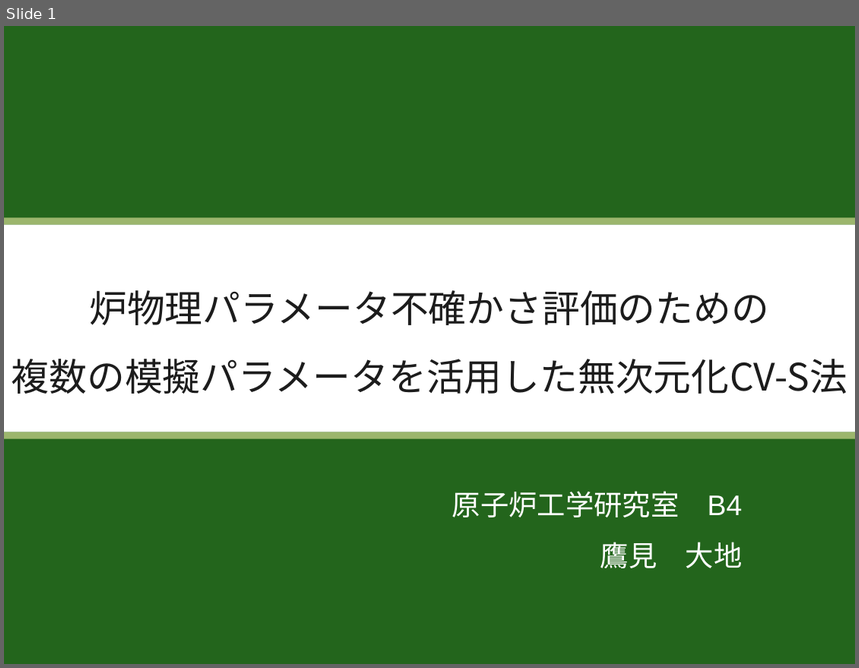
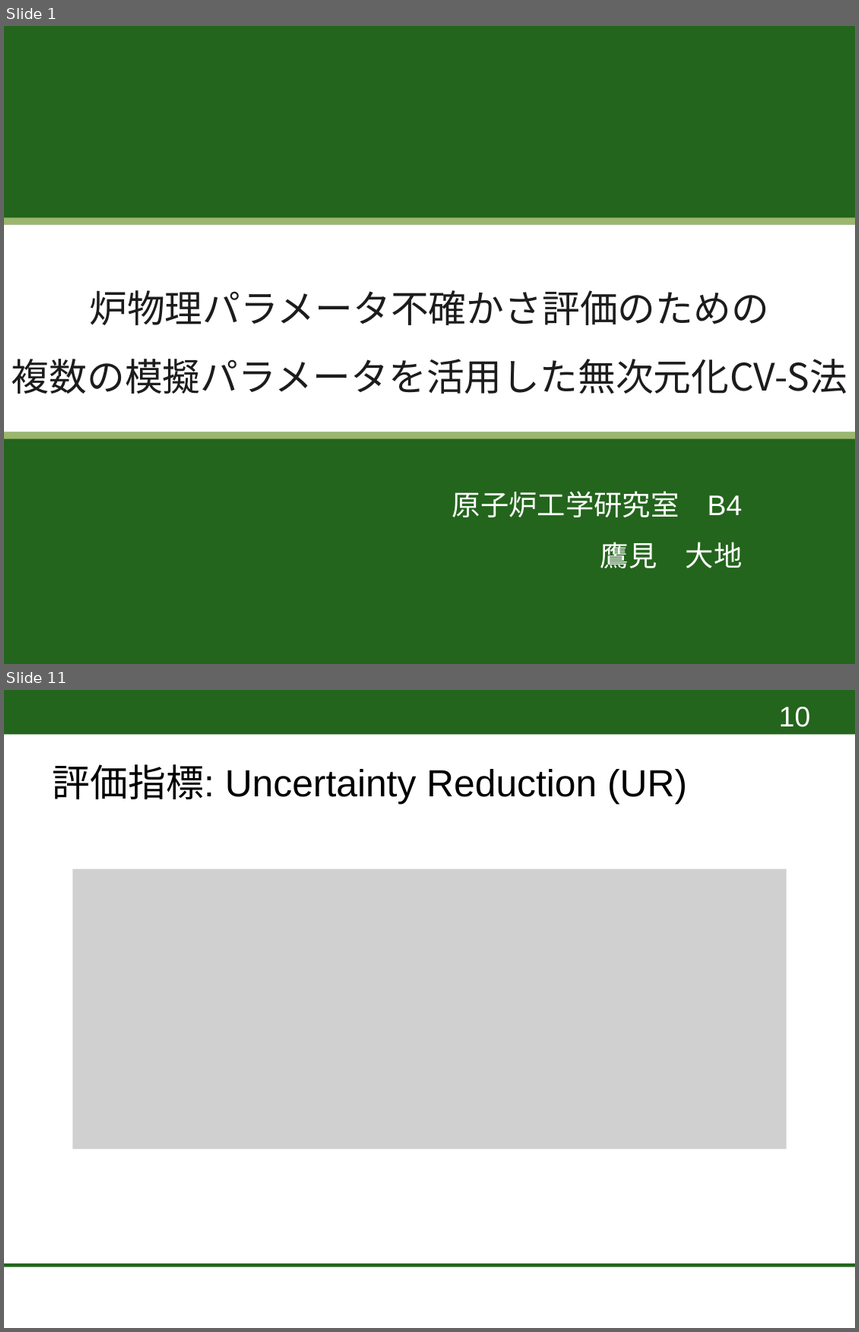
Before and after one commit to DaichiTakami/Reactor-Physics, a slide deck: 卒論発表4-3.pptx. Shown one above the other, each under a label of ours: slide 1 before the commit, slides 1 and 11 after it; the slides between them are not shown. The pictures are 859x668 and 859x1332 pixels, drawn with LibreOffice and Linux fonts; fonts in the diff are those of the drawing; grey boxes stand for pictures; background and template pictures are left out. Boxes give left, top, right and bottom in pixels: in the first picture for what was removed or moved away, otherwise in the second. Text is boxed around its words. In the diff, an @@ line names an element or a change of style, - is before the commit and + after.

```diff
--- a/卒論発表4-3.pptx
+++ b/卒論発表4-3.pptx
@@ slide 11 added at [4,690,855,1328], background #FFFFFF @@
@@ rectangle added at [4,690,855,734], fill #23651C @@
@@ page number added at [779,707,810,727], 24 pt, text #FFFFFF @@
+10
@@ text added at [53,764,687,804], 32 pt, text #000000 @@
+評価指標: Uncertainty Reduction (UR)
@@ picture added at [73,869,787,1149] @@
@@ rectangle added at [4,1264,855,1267], fill #23651C @@
```
Also in this commit, not shown: 6 slides changed, 15 other slides added.
